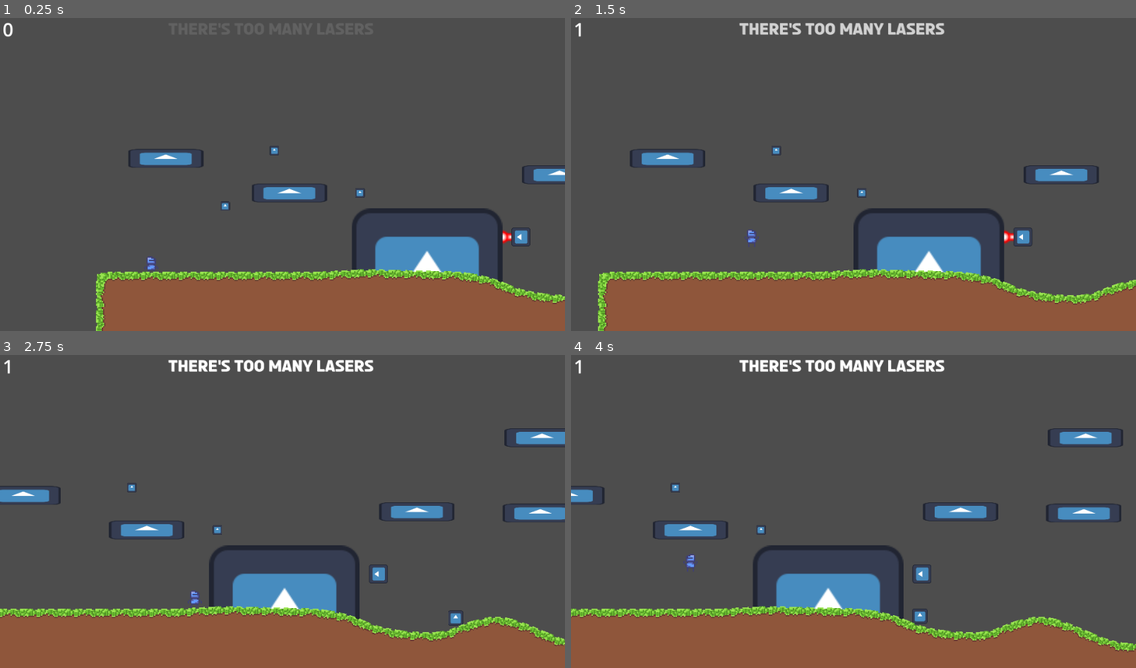
Above: before the commit, frames 1-4 (two rows, left to right).
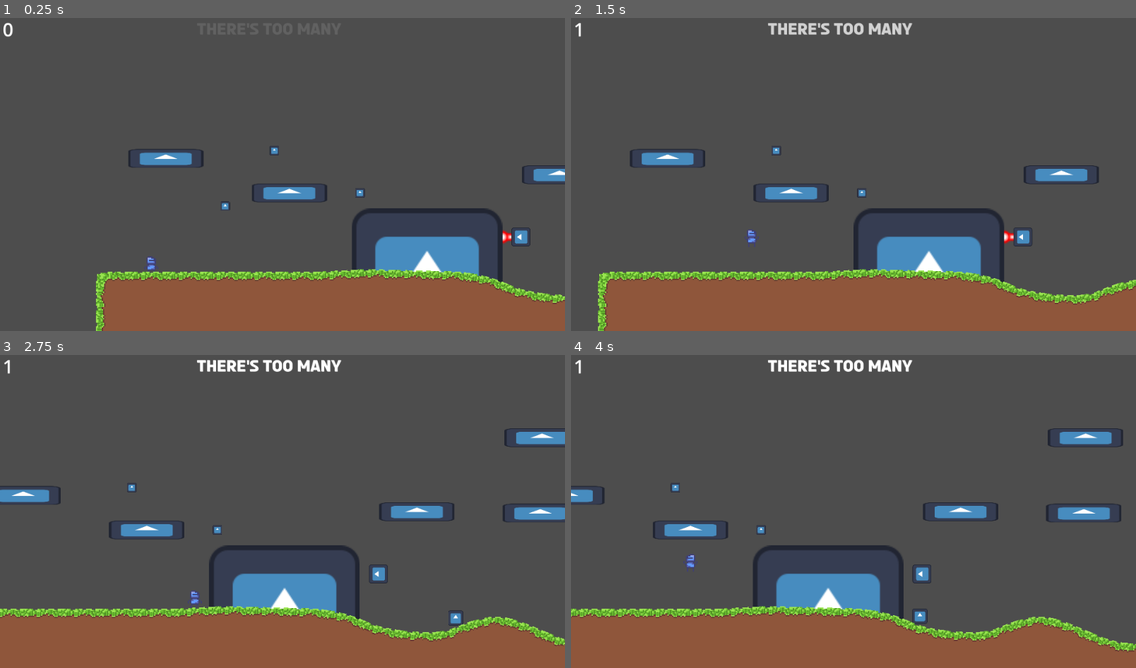
Above: after the commit, the same moments.

Repository: charliegregg/TriJamTTT
Game: Godot game, scene res://levels/level_1.tscn
Same seed, same stepped clock (60 frames per second), same inputs: the game is played once before the commit and once after it. The engine's default icon, where the game draws it, is replaced by a stand-in: a white triangle on a blue panel in a dark square.
Inputs (mouse positions are in pixels of both pictures, inside the frame that each line leads up to):
- Up to frame 1 (0.25 s): no input
- Up to frame 2 (1.5 s): tap Enter at 0.5 s; move the mouse to (977, 155) at 0.52 s; hold D (move_right) 0.53-1.25 s; hold Alt 0.53-1.25 s; click (977, 155) at 0.67 s; tap Space (move_jump) at 0.77 s; drag from (740, 187) to (881, 193) at 1.27 s
- Up to frame 3 (2.75 s): move the mouse to (339, 439) at 2.02 s; hold D (move_right) from 2.03 s (still down); hold Ctrl from 2.03 s (still down)
- Up to frame 4 (4 s): release D (move_right) at 2.75 s; release Ctrl at 2.75 s; drag from (825, 574) to (717, 520) at 2.77 s; move the mouse to (1023, 558) at 3.52 s; hold A (move_left) from 3.53 s (still down); hold Alt from 3.53 s (still down); tap Space (move_jump) at 3.77 s

The runs differ from the first frame. In frame 2, 0.9% of the frame differs, in the area x 29-67%, y 1-6%; in frame 3, 1.0%; in frame 4, 1.0%.

Commit message:
soundgobrr

Diff:
--- a/levels/level.tscn
+++ b/levels/level.tscn
@@ -281,7 +281,7 @@
 position = Vector2(6, 132)
 loading = NodePath("../CamAnch/Cam/Control/Control/Loading")
 
-[node name="Level" type="StaticBody2D" parent="."]
+[node name="Level" type="StaticBody2D" parent="." groups=["ground"]]
 z_index = 11
 
 [node name="LeftLevel" type="Node2D" parent="Level"]
@@ -359,7 +359,6 @@
 offset_top = -509.0
 offset_right = 186.0
 offset_bottom = -455.0
-level_name = "lasers"
 
 [node name="flag" parent="." instance=ExtResource("6_vgl56")]
 position = Vector2(12984, -1016)
--- a/scenes/player.tscn
+++ b/scenes/player.tscn
@@ -1,7 +1,25 @@
-[gd_scene load_steps=15 format=3 uid="uid://dggrmokvyx76q"]
+[gd_scene load_steps=39 format=3 uid="uid://dggrmokvyx76q"]
 
 [ext_resource type="Script" path="res://scripts/player.gd" id="1_otn8r"]
 [ext_resource type="Texture2D" uid="uid://bnvvq2gru844" path="res://resources/player.png" id="2_qcuw8"]
+[ext_resource type="AudioStream" uid="uid://vfmcnxxd2grn" path="res://SFX/Movement/Stone/Shoe Step Stone Hard A.wav" id="3_djs8f"]
+[ext_resource type="AudioStream" uid="uid://dkypttn3dyomk" path="res://SFX/Movement/Stone/Shoe Step Stone Hard B.wav" id="4_04fmv"]
+[ext_resource type="AudioStream" uid="uid://bf4hqq4rx73lt" path="res://SFX/Movement/Stone/Shoe Step Stone Hard C.wav" id="5_vpvww"]
+[ext_resource type="AudioStream" uid="uid://5vatv14d1uk8" path="res://SFX/Movement/Stone/Shoe Step Stone Hard D.wav" id="6_vgvqi"]
+[ext_resource type="AudioStream" uid="uid://ccgjfi1uyo6e" path="res://SFX/Movement/Stone/Shoe Step Stone Hard E.wav" id="7_o8gbk"]
+[ext_resource type="AudioStream" uid="uid://b166t2bk637e1" path="res://SFX/Movement/Stone/Jump Step Stone A.wav" id="8_fwh0o"]
+[ext_resource type="AudioStream" uid="uid://jqfa6iwesaii" path="res://SFX/Movement/Stone/Jump Step Stone B.wav" id="9_ce40l"]
+[ext_resource type="AudioStream" uid="uid://ddc5ut03sxhhq" path="res://SFX/Movement/Stone/Land Step Stone A.wav" id="10_cexvb"]
+[ext_resource type="AudioStream" uid="uid://b5036yq7rty4y" path="res://SFX/Movement/Stone/Land Step Stone B.wav" id="11_f7nu4"]
+[ext_resource type="AudioStream" uid="uid://cvrmy87fhrldf" path="res://SFX/Movement/Grass/Land Step Grass A.wav" id="12_ojn66"]
+[ext_resource type="AudioStream" uid="uid://56b7ixnkt6uu" path="res://SFX/Movement/Grass/Land Step Grass B.wav" id="13_y2pse"]
+[ext_resource type="AudioStream" uid="uid://dq21v5tsb74fb" path="res://SFX/Movement/Grass/Jump Step Grass B.wav" id="14_kewd4"]
+[ext_resource type="AudioStream" uid="uid://dn76xjnjvotsr" path="res://SFX/Movement/Grass/Jump Step Grass A.wav" id="15_np83l"]
+[ext_resource type="AudioStream" uid="uid://bqfmm4d4geg8p" path="res://SFX/Movement/Grass/Shoe Step Grass Hard A.wav" id="16_iie56"]
+[ext_resource type="AudioStream" uid="uid://vclbw6fogo01" path="res://SFX/Movement/Grass/Shoe Step Grass Hard B.wav" id="17_2axni"]
+[ext_resource type="AudioStream" uid="uid://cbuk175g0yrxl" path="res://SFX/Movement/Grass/Shoe Step Grass Hard C.wav" id="18_7fggq"]
+[ext_resource type="AudioStream" uid="uid://df13hmrxol01o" path="res://SFX/Movement/Grass/Shoe Step Grass Hard D.wav" id="19_xrahd"]
+[ext_resource type="AudioStream" uid="uid://dq106r54sqr7p" path="res://SFX/Movement/Grass/Shoe Step Grass Hard E.wav" id="20_ccqfc"]
 
 [sub_resource type="RectangleShape2D" id="RectangleShape2D_38epf"]
 size = Vector2(128, 128)
@@ -93,6 +111,60 @@
 "name": &"run",
 "speed": 8.0
 }]
+
+[sub_resource type="AudioStreamRandomizer" id="AudioStreamRandomizer_srskr"]
+streams_count = 5
+stream_0/stream = ExtResource("3_djs8f")
+stream_0/weight = 1.0
+stream_1/stream = ExtResource("4_04fmv")
+stream_1/weight = 1.0
+stream_2/stream = ExtResource("5_vpvww")
+stream_2/weight = 1.0
+stream_3/stream = ExtResource("6_vgvqi")
+stream_3/weight = 1.0
+stream_4/stream = ExtResource("7_o8gbk")
+stream_4/weight = 1.0
+
+[sub_resource type="AudioStreamRandomizer" id="AudioStreamRandomizer_qshq3"]
+streams_count = 2
+stream_0/stream = ExtResource("8_fwh0o")
+stream_0/weight = 1.0
+stream_1/stream = ExtResource("9_ce40l")
+stream_1/weight = 1.0
+
+[sub_resource type="AudioStreamRandomizer" id="AudioStreamRandomizer_e8033"]
+streams_count = 2
+stream_0/stream = ExtResource("10_cexvb")
+stream_0/weight = 1.0
+stream_1/stream = ExtResource("11_f7nu4")
+stream_1/weight = 1.0
+
+[sub_resource type="AudioStreamRandomizer" id="AudioStreamRandomizer_43ie1"]
+streams_count = 2
+stream_0/stream = ExtResource("12_ojn66")
+stream_0/weight = 1.0
+stream_1/stream = ExtResource("13_y2pse")
+stream_1/weight = 1.0
+
+[sub_resource type="AudioStreamRandomizer" id="AudioStreamRandomizer_tvcxg"]
+streams_count = 2
+stream_0/stream = ExtResource("14_kewd4")
+stream_0/weight = 1.0
+stream_1/stream = ExtResource("15_np83l")
+stream_1/weight = 1.0
+
+[sub_resource type="AudioStreamRandomizer" id="AudioStreamRandomizer_ohrbt"]
+streams_count = 5
+stream_0/stream = ExtResource("16_iie56")
+stream_0/weight = 1.0
+stream_1/stream = ExtResource("17_2axni")
+stream_1/weight = 1.0
+stream_2/stream = ExtResource("18_7fggq")
+stream_2/weight = 1.0
+stream_3/stream = ExtResource("19_xrahd")
+stream_3/weight = 1.0
+stream_4/stream = ExtResource("20_ccqfc")
+stream_4/weight = 1.0
 
 [node name="Player" type="CharacterBody2D"]
 z_index = 1
@@ -115,4 +187,33 @@
 
 [node name="DeathTimer" type="Timer" parent="."]
 
+[node name="RunningStone" type="AudioStreamPlayer" parent="."]
+stream = SubResource("AudioStreamRandomizer_srskr")
+volume_db = 10.0
+
+[node name="JumpStone" type="AudioStreamPlayer" parent="."]
+stream = SubResource("AudioStreamRandomizer_qshq3")
+volume_db = 10.0
+
+[node name="LandStone" type="AudioStreamPlayer" parent="."]
+stream = SubResource("AudioStreamRandomizer_e8033")
+volume_db = 10.0
+
+[node name="LandGrass" type="AudioStreamPlayer" parent="."]
+stream = SubResource("AudioStreamRandomizer_43ie1")
+volume_db = 10.0
+
+[node name="JumpGrass" type="AudioStreamPlayer" parent="."]
+stream = SubResource("AudioStreamRandomizer_tvcxg")
+volume_db = 10.0
+
+[node name="RunningGrass" type="AudioStreamPlayer" parent="."]
+stream = SubResource("AudioStreamRandomizer_ohrbt")
+volume_db = 10.0
+
+[node name="StepTimer" type="Timer" parent="."]
+wait_time = 0.4
+autostart = true
+
 [connection signal="timeout" from="DeathTimer" to="." method="_on_death_timer_timeout"]
+[connection signal="timeout" from="StepTimer" to="." method="on_running_finished"]
--- a/scripts/player.gd
+++ b/scripts/player.gd
@@ -37,11 +37,19 @@
 			last_ground = 0
 		if is_on_floor() and in_air:
 			in_air = false
+			if is_on_grass():
+				$LandGrass.play()
+			else:
+				$LandStone.play()
 			$AnimatedSprite2D.play_backwards("jump")
 		if (is_on_floor() or last_ground < coyote) and last_jump < pre_jump:
 			last_ground = 1
 			last_jump = 1
 			velocity.y = -sqrt(2 * GRAVITY * jump_height)
+			if is_on_grass():
+				$JumpGrass.play()
+			else:
+				$JumpStone.play()
 			$AnimatedSprite2D.play("jump", 0.5)
 			in_air = true
 			is_running = false
@@ -86,3 +94,16 @@
 func _on_death_timer_timeout():
 	Globals.load_coins()
 	get_tree().reload_current_scene()
+
+
+func on_running_finished():
+	if is_running and not is_on_grass():
+		$RunningStone.play()
+	elif is_running:
+		$RunningGrass.play()
+
+func is_on_grass():
+	var thing = get_last_slide_collision()
+	if not thing:
+		return false
+	return thing.get_collider().is_in_group("ground")
